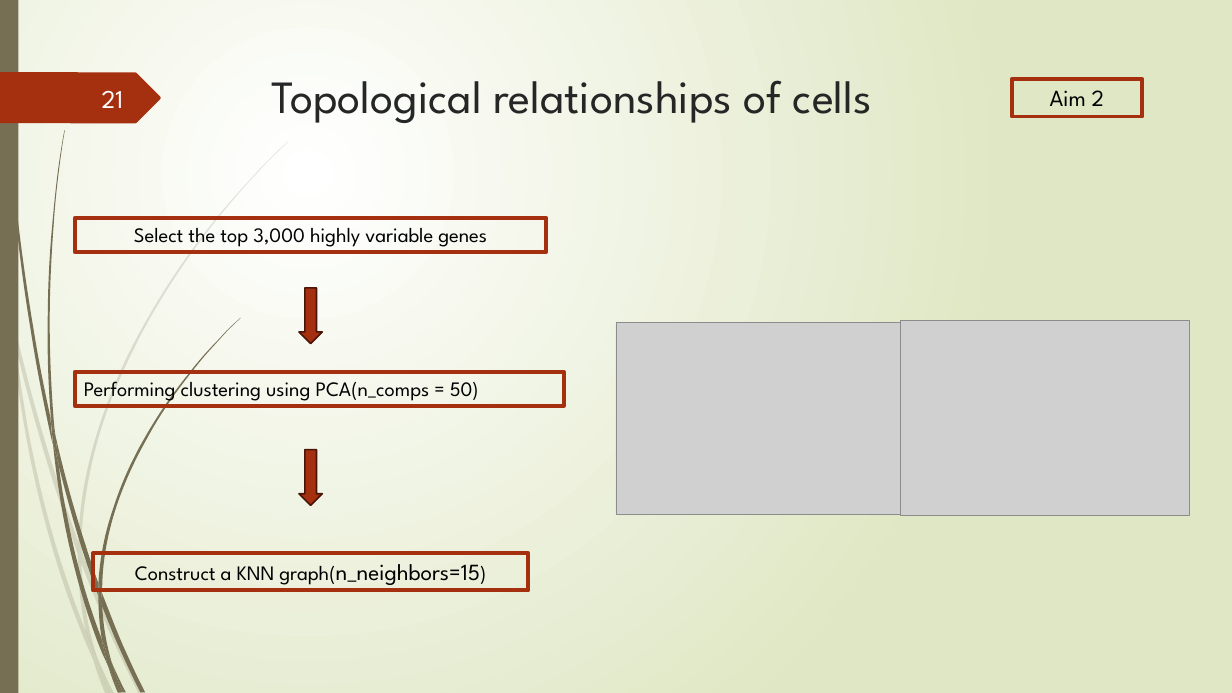
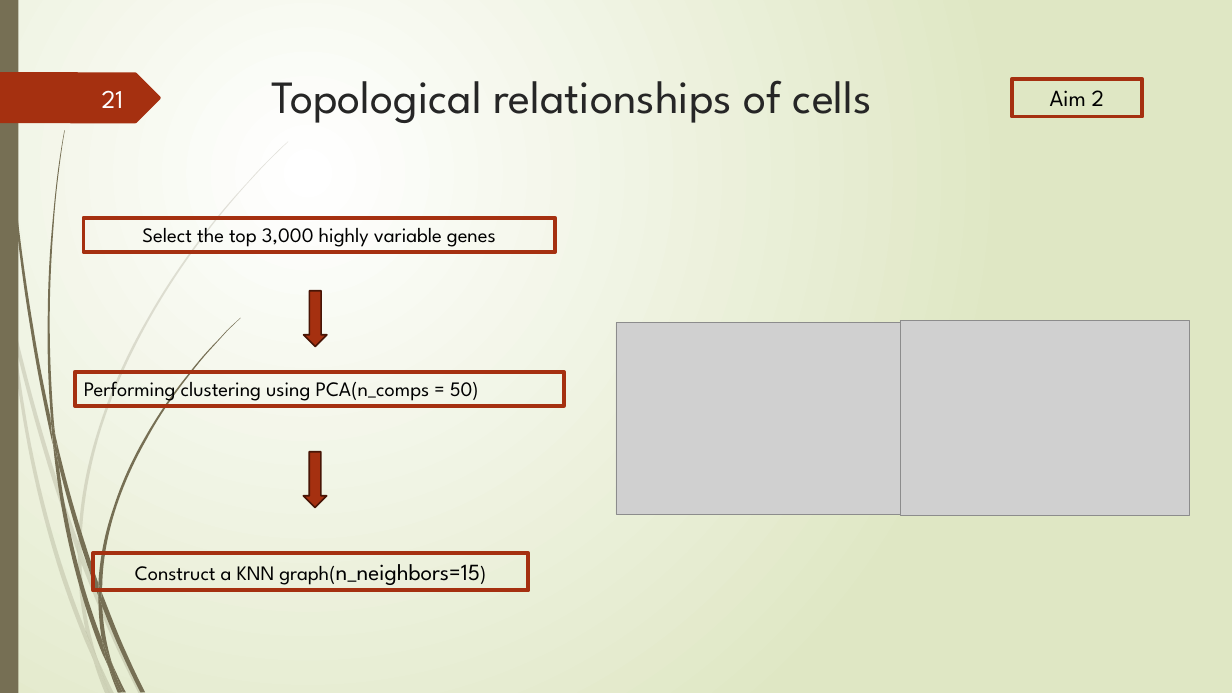
Before and after one commit to Lai-jun-yan/Academia-Sinica-internship-project, a slide deck: slide 21 of 暑期實習進度報告/presentation_final.pptx. Drawn at 1232x693 pixels with LibreOffice and Linux fonts; fonts in the diff are those of the drawing; grey boxes stand for pictures. Boxes give left, top, right and bottom in pixels: in the first picture for what was removed or moved away, otherwise in the second. Text is boxed around its words. In the diff, an @@ line names an element or a change of style, - is before the commit and + after.

```diff
--- a/暑期實習進度報告/presentation_final.pptx
+++ b/暑期實習進度報告/presentation_final.pptx
@@ rectangle "Select the top 3,000 highly ...": place and size @@
-rectangle "Select the top 3,000 highly ..." at [75,218,546,252]
+rectangle "Select the top 3,000 highly ..." at [83,218,555,252]
@@ right arrow: place and size @@
-right arrow at [299,288,322,343]
+right arrow at [304,291,327,346]
@@ right arrow: place and size @@
-right arrow at [299,450,322,505]
+right arrow at [304,451,327,507]
```
Also in this commit, not shown: 4 other slides changed.
